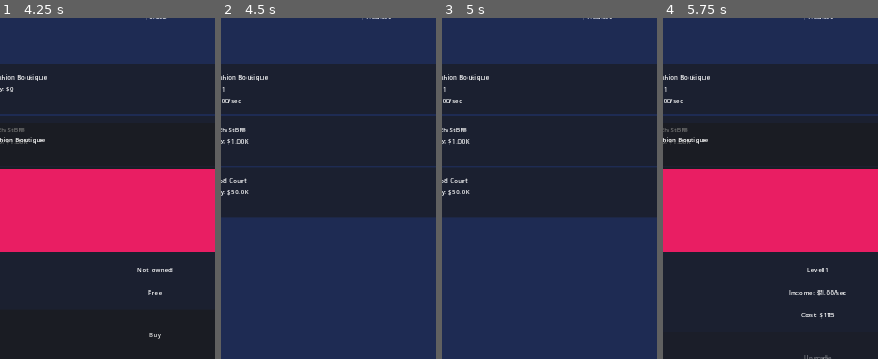
Above: before the commit, frames 1-4 (left to right).
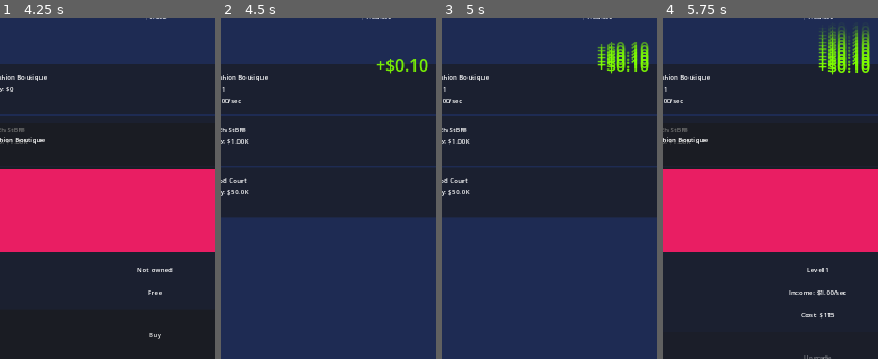
Above: after the commit, the same moments.

Repository: arianos11/Capitalo
Game: Godot game, scene res://scenes/main/Main.tscn
Same seed, same stepped clock (60 frames per second), same inputs: the game is played once before the commit and once after it.
Inputs:
- Up to frame 1 (4.25 s): click "S" at 0.5 s; click "+" at 1.25 s; click "+$1,000 (debug)" at 2 s; click "S" at 2.75 s; click "+" at 3.5 s
- Up to frame 2 (4.5 s): click "Buy" at 4.25 s
- Up to frame 3 (5 s): no input
- Up to frame 4 (5.75 s): click "▲" at 5 s
The pictures show only the part of the screen within x 14-64%, y 9-59%; the shares and areas given below are measured in that part.

Frame 1 is identical in both runs. In frame 2, 0.4% of the frame differs, in the area x 72-97%, y 12-17%; in frame 3, 1.4%; in frame 4, 2.1%, in the area x 72-97%, y 2-17%.

Commit message:
feat(main): wire FloatingNumberLayer into Main scene
Instantiate FloatingNumberLayer.tscn as sibling to UI and ModalLayer.
Layer index=5 (above UI layer=1, below ModalLayer layer=10).
Fix Object.get() 1-arg API (Godot 4 has no default argument).

Co-Authored-By: Claude Sonnet 4.6 <noreply@anthropic.com>

Diff:
--- a/scenes/main/Main.tscn
+++ b/scenes/main/Main.tscn
@@ -1,8 +1,9 @@
-[gd_scene load_steps=5 format=3 uid="uid://capitalo_main_scene"]
+[gd_scene load_steps=6 format=3 uid="uid://capitalo_main_scene"]
 
 [ext_resource type="Script" path="res://scenes/main/Main.gd" id="1_main"]
 [ext_resource type="PackedScene" path="res://scenes/city/CityView.tscn" id="2_cityview"]
 [ext_resource type="PackedScene" path="res://scenes/ui/HUD.tscn" id="3_hud"]
+[ext_resource type="PackedScene" path="res://scenes/ui/FloatingNumberLayer.tscn" id="4_fnlayer"]
 
 [sub_resource type="Theme" id="Theme_default"]
 
@@ -15,6 +16,8 @@
 color = Color(0.117647, 0.168627, 0.32549, 1)
 
 [node name="UI" type="CanvasLayer" parent="."]
+
+[node name="FloatingNumberLayer" parent="." instance=ExtResource("4_fnlayer")]
 
 [node name="ModalLayer" type="CanvasLayer" parent="."]
 layer = 10
--- a/scenes/ui/FloatingNumberLayer.gd
+++ b/scenes/ui/FloatingNumberLayer.gd
@@ -50,17 +50,18 @@
 	if idx == -1:
 		return
 
-	var spawn_x: float = slot.global_position.x + slot.get("size", Vector2.ZERO).x / 2.0
-	var spawn_y: float = slot.global_position.y + SPAWN_OFFSET.y
-	var start_pos := Vector2(spawn_x, spawn_y)
+	var slot_size: Variant = slot.get("size")
+	var half_width: float = (slot_size as Vector2).x / 2.0 if slot_size != null else 0.0
+	var spawn_pos := Vector2(slot.global_position.x + half_width, slot.global_position.y + SPAWN_OFFSET.y)
 	var text := "+%s" % Formatters.format_money(amount)
 
-	_animate_label(idx, start_pos, text)
+	_animate_label(idx, spawn_pos, text)
 
 
 func _find_slot(shop_id: String) -> Node:
 	for slot in get_tree().get_nodes_in_group("shop_slots"):
-		if slot.get("shop_id", "") == shop_id:
+		var id: Variant = slot.get("shop_id")
+		if id != null and str(id) == shop_id:
 			return slot
 	return null
 
